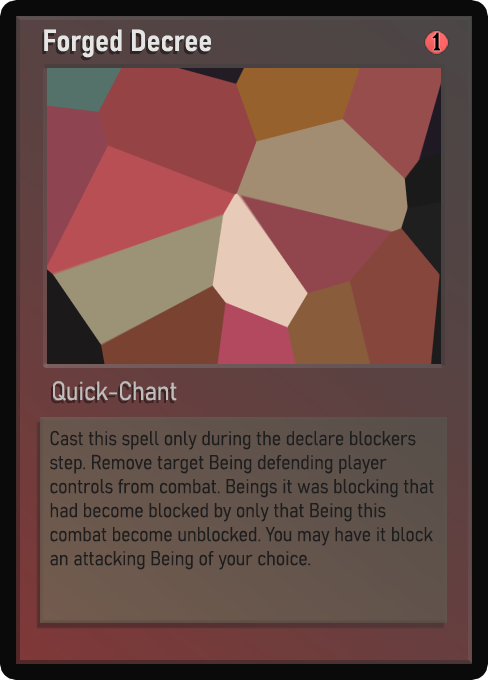
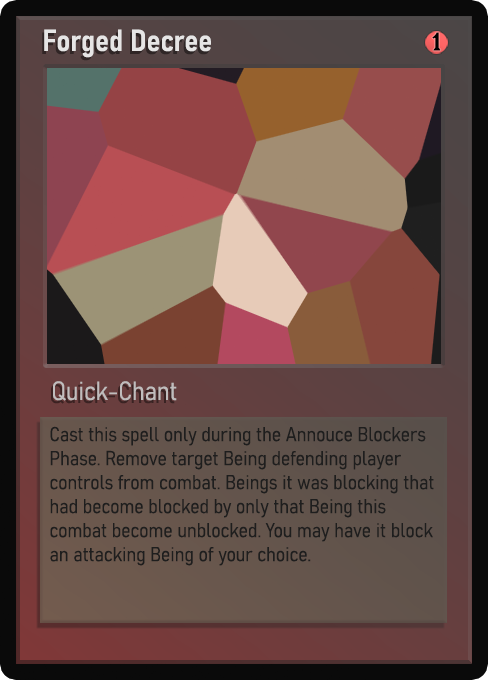
Revision of a layered 488px x 680px image; what changed, layer by layer:
renamed "Desc_smaller" to "Desc_small", showed it, moved it above "Desc_smaller", painted on it over box(50, 426, 434, 566)
renamed "Desc_small" to "Desc_smaller", hid it, painted on it over box(50, 426, 434, 570)
